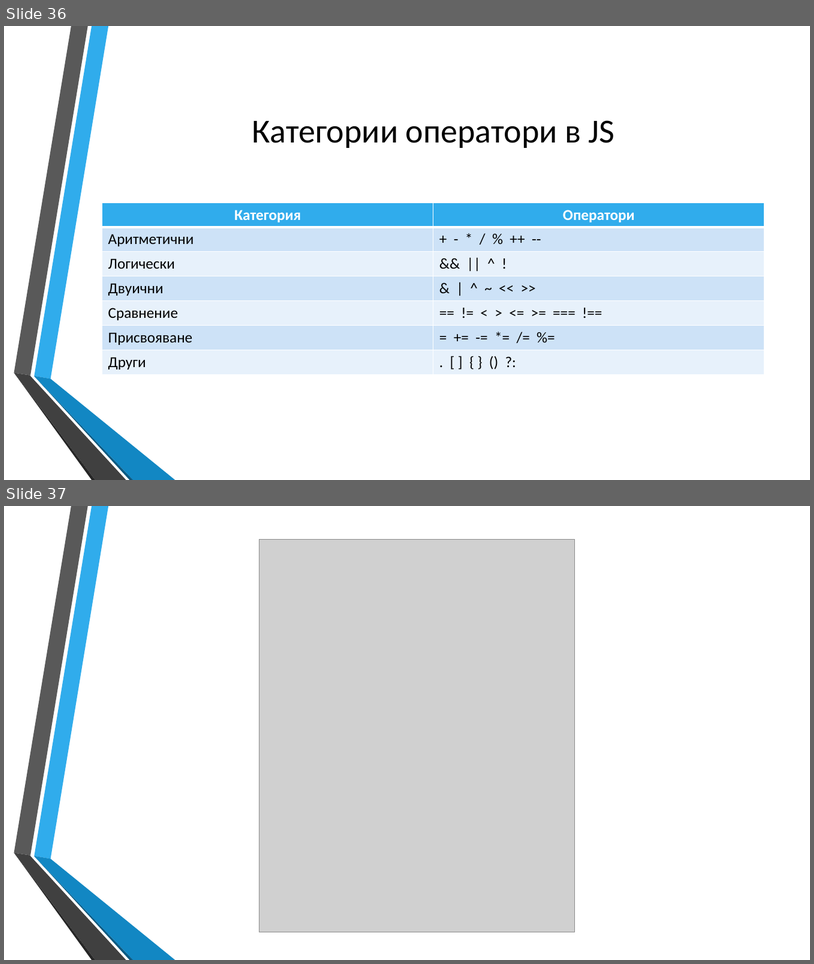
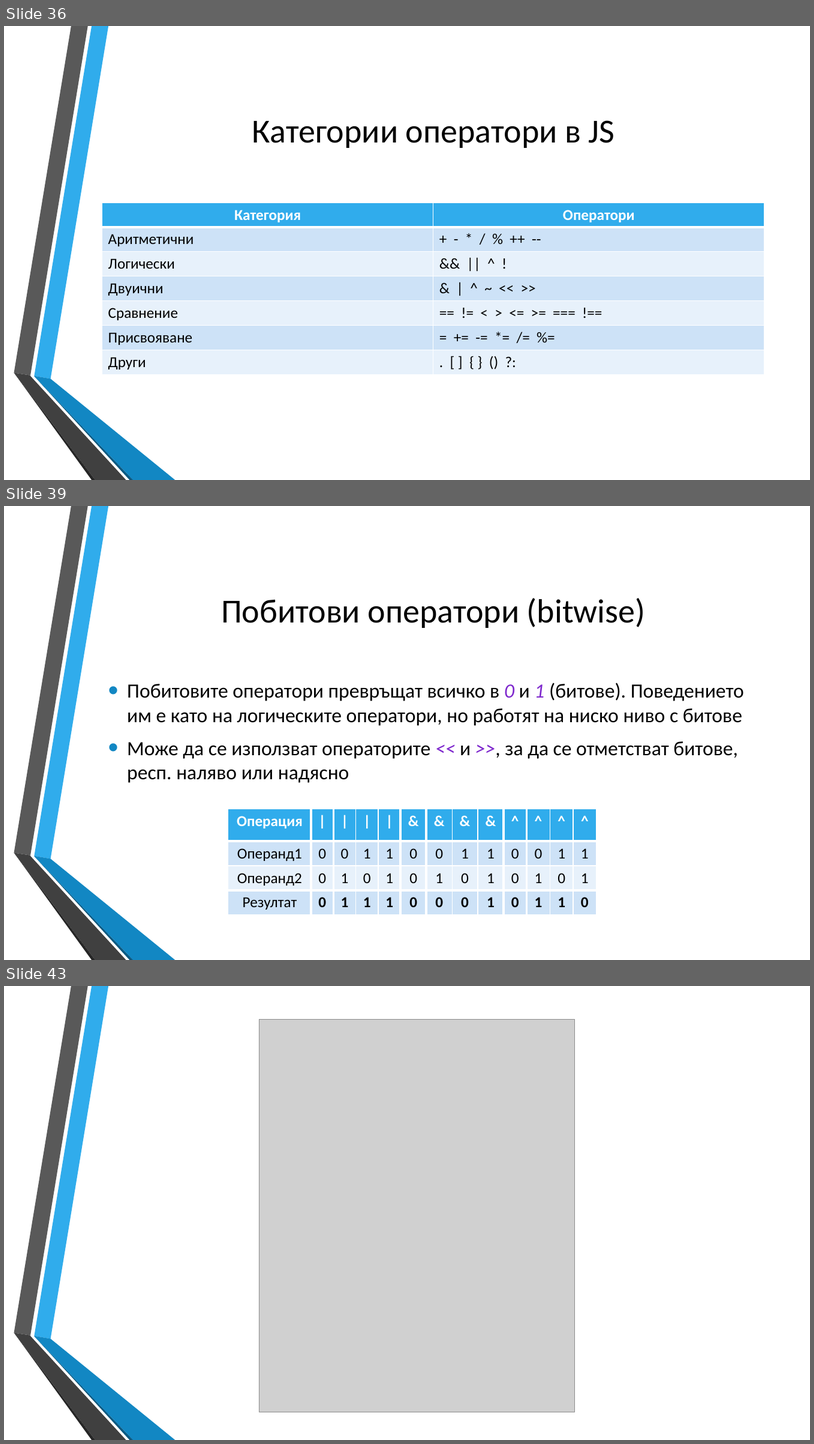
Before and after one commit to dnmitev/IT-Academy, a slide deck: JS Fundamentals/2.JS-Basics/JS-Basics.pptx. Shown one above the other, each under a label of ours: slides 36 and 37 before the commit, slides 36, 39 and 43 after it; the slides between them are not shown. The pictures are 814x964 and 814x1444 pixels, drawn with LibreOffice and Linux fonts; fonts in the diff are those of the drawing; grey boxes stand for pictures; background and template pictures are left out. Boxes give left, top, right and bottom in pixels: in the first picture for what was removed or moved away, otherwise in the second. Text is boxed around its words. In the diff, an @@ line names an element or a change of style, - is before the commit and + after.

```diff
--- a/JS Fundamentals/2.JS-Basics/JS-Basics.pptx
+++ b/JS Fundamentals/2.JS-Basics/JS-Basics.pptx
@@ slide 39 added at [4, 506, 810, 960], background picture (left out); not listed: 6 template elements that a slide beside it also shows @@
@@ title added at [221, 598, 645, 628], 40 pt, text #000000 @@
+Побитови оператори (bitwise)
@@ text added at [127, 682, 744, 783], 24 pt, text #000000 @@
+• Побитовите оператори превръщат всичко в 0 и 1 (битове). Поведението им е като на логическите оператори, но работят на ниско ниво с битове
+• Може да се използват операторите << и >>, за да се отметстват битове, респ. наляво или надясно
@@ table added at [228, 808, 597, 915], 4 rows, 13 columns @@
+Операция | | | | | | | | | & | & | & | & | ^ | ^ | ^ | ^
+Операнд1 | 0 | 0 | 1 | 1 | 0 | 0 | 1 | 1 | 0 | 0 | 1 | 1
+Операнд2 | 0 | 1 | 0 | 1 | 0 | 1 | 0 | 1 | 0 | 1 | 0 | 1
+Резултат | 0 | 1 | 1 | 1 | 0 | 0 | 0 | 1 | 0 | 1 | 1 | 0
@@ what was slide 37 is now slide 43 @@
```
Also in this commit, not shown: 1 slide changed, 5 other slides added, 6 other files.
